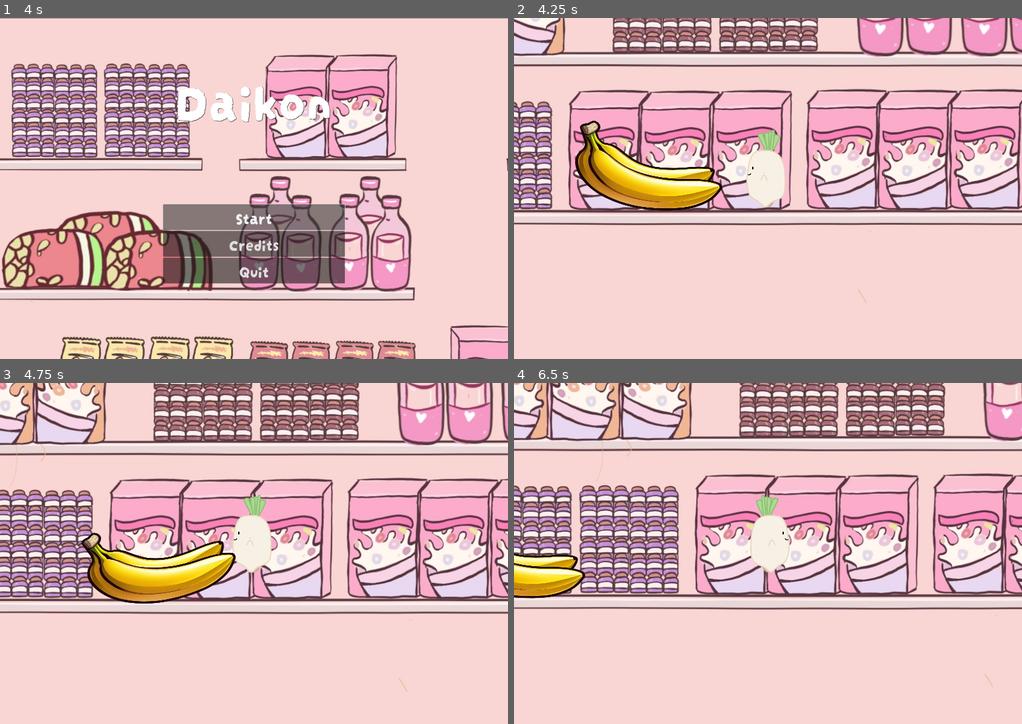
Above: before the commit, frames 1-4 (two rows, left to right).
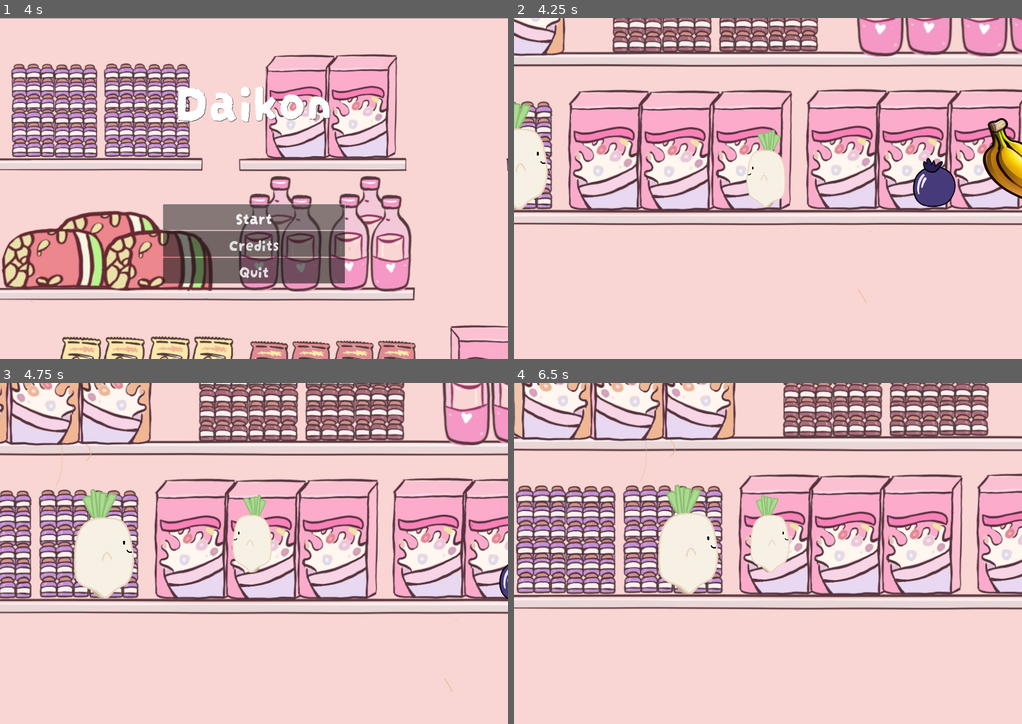
Above: after the commit, the same moments.

Repository: Boyquotes/daikon
Game: Godot game, scene res://menu.tscn
Two runs of this game, one before a commit and one after it. Both use one fixed random seed, a clock stepped at 60 frames per second and the inputs below. Sound files missing from this copy of the repository are replaced by a short silence.
Inputs:
- Up to frame 1 (4 s): click "Start" at 0.5 s; click "Start" at 1.25 s; tap Enter (ui_accept) at 2, 2.27, 3.02 s; hold Right (ui_right) 2.03-3.53 s; hold Left (ui_left) from 3.53 s (still down)
- Up to frame 2 (4.25 s): keep holding Left (ui_left)
- Up to frame 3 (4.75 s): keep holding Left (ui_left); tap Enter (ui_accept) at 4.52 s
- Up to frame 4 (6.5 s): tap Enter (ui_accept) at 5.27, 6.02 s; release Left (ui_left) at 5.78 s; hold Right (ui_right) from 5.78 s (still down)

Frame 1 is identical in both runs. In frame 2, 7.1% of the frame differs, in the area x 0-100%, y 24-57%; in frame 3, 37%, in the area x 0-100%, y 0-91%; in frame 4, 36%.

Commit message:
Blueberry and textbox draft

Diff:
--- /dev/null
+++ b/blueberry/blueberry.tscn
@@ -0,0 +1,17 @@
+[gd_scene load_steps=3 format=3 uid="uid://bmfa8k2i8j4j"]
+
+[ext_resource type="Texture2D" uid="uid://ipldnqfhn8di" path="res://assets/grocery_items/Blueberry.png" id="1_02t6v"]
+
+[sub_resource type="CircleShape2D" id="CircleShape2D_gnvtq"]
+radius = 38.0132
+
+[node name="blueberry" type="RigidBody2D"]
+mass = 0.12
+
+[node name="Sprite2D" type="Sprite2D" parent="."]
+scale = Vector2(0.213101, 0.213101)
+texture = ExtResource("1_02t6v")
+
+[node name="CollisionShape2D" type="CollisionShape2D" parent="."]
+position = Vector2(-1, -8)
+shape = SubResource("CircleShape2D_gnvtq")
--- a/level.gd
+++ b/level.gd
@@ -4,7 +4,7 @@
 
 # Called when the node enters the scene tree for the first time.
 func _ready():
-	pass # Replace with function body.
+	$OldDaikon/Hint.visible = false
 
 
 # Called every frame. 'delta' is the elapsed time since the previous frame.
@@ -14,3 +14,12 @@
 
 func _on_music_finished():
 	music.play()
+
+
+func _on_old_daikon_body_exited(body):
+	$OldDaikon/Hint.visible = false
+
+
+func _on_old_daikon_body_entered(body):
+	if body.name == "Daikon":
+		$OldDaikon/Hint.visible = true
--- a/level.tscn
+++ b/level.tscn
@@ -1,10 +1,13 @@
-[gd_scene load_steps=9 format=3 uid="uid://bebsh6l0l3eph"]
+[gd_scene load_steps=13 format=3 uid="uid://bebsh6l0l3eph"]
 
 [ext_resource type="Script" path="res://level.gd" id="1_1eiqh"]
 [ext_resource type="PackedScene" uid="uid://c41lanen2wit5" path="res://player/player.tscn" id="1_q3dmt"]
 [ext_resource type="Texture2D" uid="uid://xtphl6se8qdp" path="res://bg/Background.jpeg" id="2_rcsu1"]
 [ext_resource type="PackedScene" uid="uid://dj240h7cckjy1" path="res://banana/banana.tscn" id="3_85x0w"]
 [ext_resource type="AudioStream" uid="uid://dcwmegevdgiax" path="res://assets/sounds/theme.wav" id="3_h36wp"]
+[ext_resource type="PackedScene" uid="uid://bmfa8k2i8j4j" path="res://blueberry/blueberry.tscn" id="6_8xyfo"]
+[ext_resource type="FontFile" uid="uid://bwnkngnqnsxab" path="res://assets/fonts/DarumadropOne-Regular.ttf" id="6_25rcw"]
+[ext_resource type="Texture2D" uid="uid://cmwhsna1lqk47" path="res://assets/daikon/jump/jump2.png" id="6_ao3sp"]
 
 [sub_resource type="RectangleShape2D" id="RectangleShape2D_t8481"]
 size = Vector2(1650.02, 18.2812)
@@ -14,6 +17,9 @@
 
 [sub_resource type="RectangleShape2D" id="RectangleShape2D_i3od3"]
 size = Vector2(3018, 482)
+
+[sub_resource type="RectangleShape2D" id="RectangleShape2D_kpdhm"]
+size = Vector2(131.5, 163.5)
 
 [node name="Level" type="Node2D"]
 script = ExtResource("1_1eiqh")
@@ -48,7 +54,10 @@
 autoplay = true
 
 [node name="Banana 1" parent="." instance=ExtResource("3_85x0w")]
-position = Vector2(526, 1146)
+position = Vector2(1136, 1142)
+
+[node name="blueberry" parent="." instance=ExtResource("6_8xyfo")]
+position = Vector2(940, 1144)
 
 [node name="Fallzone" type="Area2D" parent="."]
 position = Vector2(-2148, 1434)
@@ -58,6 +67,32 @@
 position = Vector2(3198, 231)
 shape = SubResource("RectangleShape2D_i3od3")
 
+[node name="OldDaikon" type="Area2D" parent="."]
+position = Vector2(-56, 712)
+
+[node name="Sprite2D" type="Sprite2D" parent="OldDaikon"]
+position = Vector2(369, 385)
+scale = Vector2(0.106858, 0.0980862)
+texture = ExtResource("6_ao3sp")
+
+[node name="CollisionShape2D" type="CollisionShape2D" parent="OldDaikon"]
+position = Vector2(387.25, 385)
+shape = SubResource("RectangleShape2D_kpdhm")
+
+[node name="Hint" type="Label" parent="OldDaikon"]
+offset_left = 429.0
+offset_top = 306.0
+offset_right = 707.0
+offset_bottom = 353.0
+theme_override_colors/font_color = Color(0, 0, 0, 1)
+theme_override_colors/font_outline_color = Color(0, 0, 0, 1)
+theme_override_fonts/font = ExtResource("6_25rcw")
+theme_override_font_sizes/font_size = 30
+text = "Get to da spaceship!!!"
+metadata/_edit_use_anchors_ = true
+
+[connection signal="finished" from="Music" to="." method="_on_music_finished"]
 [connection signal="finished" from="Music" to="." method="_on_audio_stream_player_finished"]
-[connection signal="finished" from="Music" to="." method="_on_music_finished"]
 [connection signal="body_entered" from="Fallzone" to="Daikon" method="_on_fallzone_body_entered"]
+[connection signal="body_entered" from="OldDaikon" to="." method="_on_old_daikon_body_entered"]
+[connection signal="body_exited" from="OldDaikon" to="." method="_on_old_daikon_body_exited"]
Binary file added: assets/grocery_items/Blueberry.png
Not shown, added: assets/grocery_items/Blueberry.png.import
